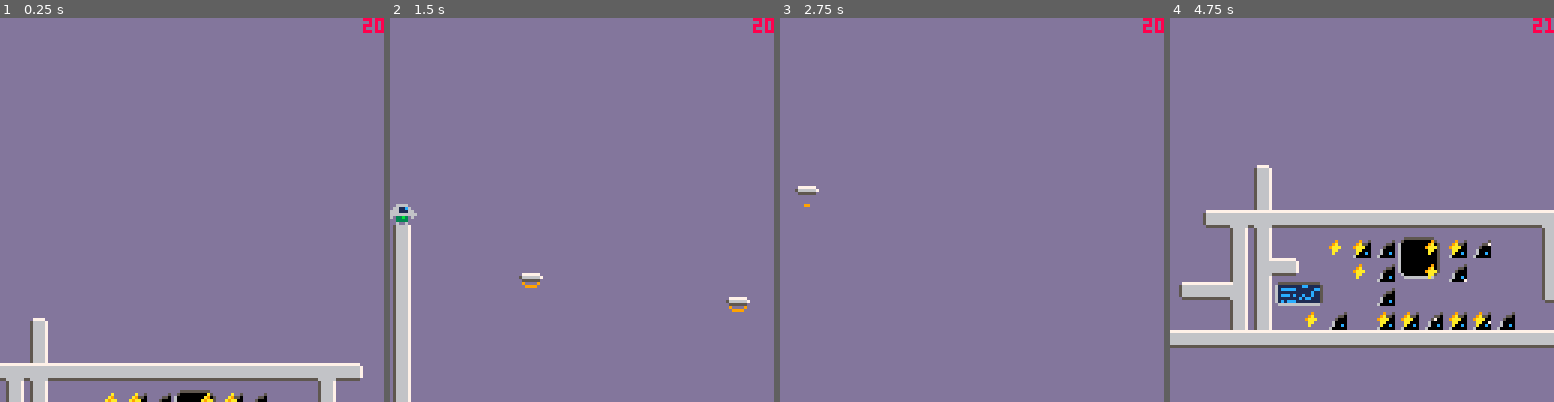
Above: before the commit, frames 1-4 (left to right).
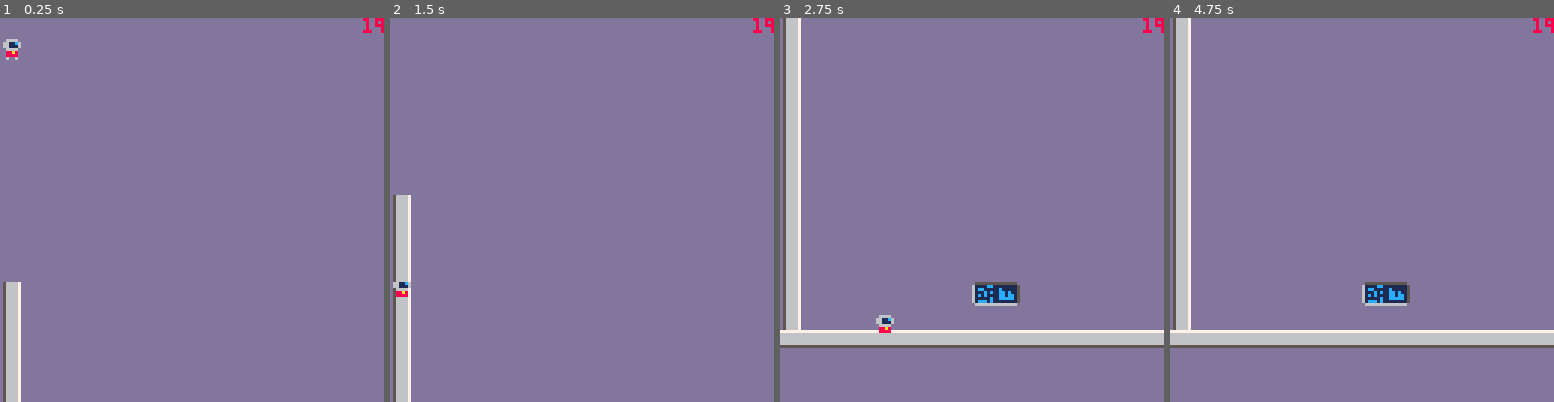
Above: after the commit, the same moments.

Repository: jgradim/gameoff-2020
Game: PICO-8 cartridge moonshot.p8
The game is run twice, just before and just after one commit, with the same random seed, the same clock (stepped at 60 frames per second) and the same inputs.
Inputs:
- Up to frame 1 (0.25 s): no input
- Up to frame 2 (1.5 s): tap X (X key) at 0.33, 1.07 s; tap O (Z key) at 0.7 s
- Up to frame 3 (2.75 s): hold Right 1.6-2.1 s; tap O (Z key) at 1.7, 2.1, 2.5 s; tap X (X key) at 1.85 s; hold Up 2.15-2.42 s; hold Right from 2.47 s (still down)
- Up to frame 4 (4.75 s): tap O (Z key) every 0.4 s from 2.9 to 4.5 s; tap X (X key) at 2.97, 4.08 s; release Right at 3.03 s; hold Left 3.08-3.58 s; hold Down 3.63-3.97 s; hold Right 4.02-4.68 s; hold Up from 4.73 s (still down)

The runs differ from the first frame. In frame 1, 7.3% of the frame differs, in the area x 0-100%, y 0-100%; in frame 2, 0.8%; in frame 3, 9.6%; in frame 4, 17%, in the area x 0-100%, y 0-82%.

Commit message:
pkoch can't code

Diff:
--- a/moonshot.p8
+++ b/moonshot.p8
@@ -174,22 +174,12 @@
  poke(0x5f5c, 255)
 
  --mechanics
- mcns=init_mechanics()
+ mcns={}-- init_mechanics()
 
  --players
  all_players={
   init_player{
    ⬆️=double_jump,
-  },
-  init_player{
-   ⬆️=glide,
-   color="green",
-  },
-  init_player{
-   ⬆️=jump,
-   color="yellow",
-   x=60*8,
-   y=28*8,
   },
  }
 
@@ -391,12 +381,14 @@
  return f*f*f*(f*(f*6-15)+10)
 end
 
-function hitbox(p)
+function player_hitboxes(p)
  return {
-  x=p.x+1,
-  y=p.y+1,
-  w=p.w-2,
-  h=p.h-1,
+  {
+    x=p.x+1,
+    y=p.y+1,
+    w=p.w-2,
+    h=p.h-1,
+  },
  }
 end
 
@@ -409,37 +401,113 @@
  }
 end
 
-function sprite_hitbox(sp, x, y)
-  return {x=x,y=y,w=8,h=8}
+custom_hitboxes={
+ [65]= {{0,0,8,6}}, -- right endpiece
+ [66]= {{1,0,6,8}}, -- wall
+ [104]={{1,0,6,8}}, -- wall w/ cable
+ [120]={{1,0,6,8}}, -- wall w/ cable
+ [67]= {{1,0,6,8},{7,0,1,6}}, -- top left corner
+ [68]= {{0,0,1,6},{1,0,6,8}}, -- top right corner
+ [67]= {{1,0,7,5},{2,5,6,1}}, -- bottom left corner
+ --[68]= {{0,0,1,6},{1,0,6,8}}, -- bottom right corner
+ [80]= {{0,0,8,6}}, --floor
+ [72]= {{0,0,8,6}}, --floor w/ cable
+}
+
+function sprite_hitboxes(sp, x, y)
+printh(sp)
+  local bs = custom_hitboxes[sp]
+  if (not bs) return {}
+  local r = {}
+  for b in all(bs) do
+   add(r, {
+     x=b[1]+x,
+     y=b[2]+y,
+     w=b[3],
+     h=b[4],
+   })
+  end
+  return r
+end
+
+function map_(f,vs)
+ local r={}
+ for v in all(vs) do
+  add(r,f(v))
+ end
+ return r
+end
+
+function get(f)
+ return function(o)
+  return o[f]
+ end
+end
+
+function min_(vs)
+ return reduce(vs[1], min, vs)
+end
+function max_(vs)
+ return reduce(vs[1], max, vs)
+end
+
+function reduce(a0, f, vs)
+ local a = a0
+ for v in all(vs) do
+  a = f(a, v)
+ end
+ return a
+end
+
+function bounding_box(bs)
+ local function x2(b) return b.x + b.w - 1 end
+ local function y2(b) return b.y + b.h - 1 end
+
+ local r = {
+  x=min_(map_(get('x'), bs)),
+  y=min_(map_(get('y'), bs)),
+  x2=max_(map_(x2, bs)),
+  y2=max_(map_(y2, bs)),
+ }
+ r.w=r.x2-r.x+1
+ r.h=r.y2-r.y+1
+ r.x2=nil
+ r.y2=nil
+ return r
+end
+
+function insertsectsx(as,bs)
+ for a in all(as) do
+  for b in all(bs) do
+   if (intersects(a,b)) return true
+  end
+ end
+ return false
 end
 
 function collisions(p,flag)
 
- local hb=hitbox(p)
+ local hbs=player_hitboxes(p)
  local collisions={}
 
  --check mechanics
  for m in all(mcns) do
   if m.collide
-  and intersects(m,hb)
-  and fget(m.sp,flag) then
+  and insertsectsx(sprite_hitboxes(m.sp,m.x,m.y), hbs) then
    add(collisions,m)
   end
  end
 
  --check map
+ local hb=bounding_box(hbs)
  local x1=hb.x
  local x2=hb.x+hb.w-1
  local y1=hb.y
  local y2=hb.y+hb.h-1
+ printh(tostring(hb))
  for x in all({x1,x2}) do
   for y in all({y1,y2}) do
-   local map_sp=mget(x/8,y/8)
-   if fget(map_sp, flag)
-   and intersects(
-     sprite_hitbox(map_sp, x, y),
-     hb
-   )
+   if insertsectsx(sprite_hitboxes(mget(x/8,y/8), x, y), hb)
    then
     add(collisions,{
      x=x\8*8,
@@ -454,6 +522,7 @@
   end
  end
 
+ printh(tostring(collisions))
  return collisions
 end
 
@@ -514,8 +583,6 @@
  end
 end
 
---[[
---to use, prepend "-" above
 function tostring(any)
  if type(any)!="table" then
   return tostr(any)
@@ -527,7 +594,6 @@
  end
  return str.."}"
 end
---]]
 
 -->8
 --player
